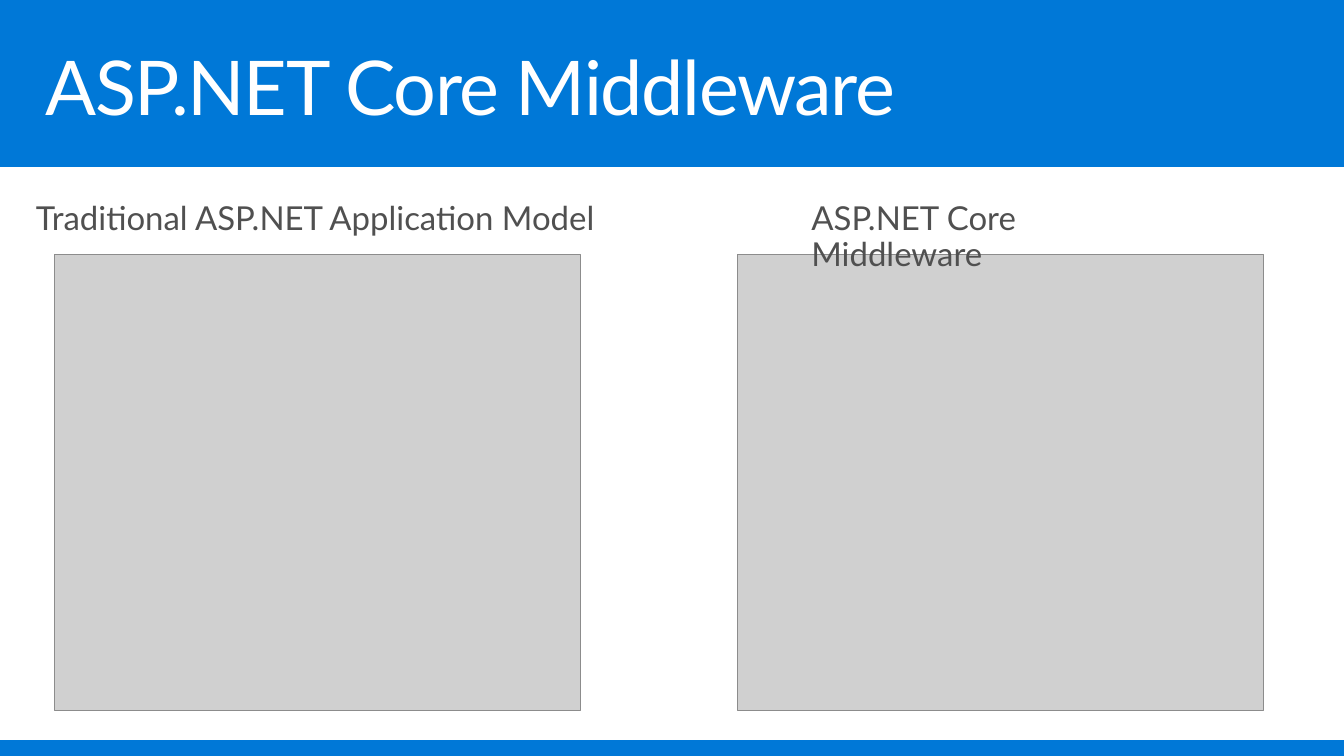
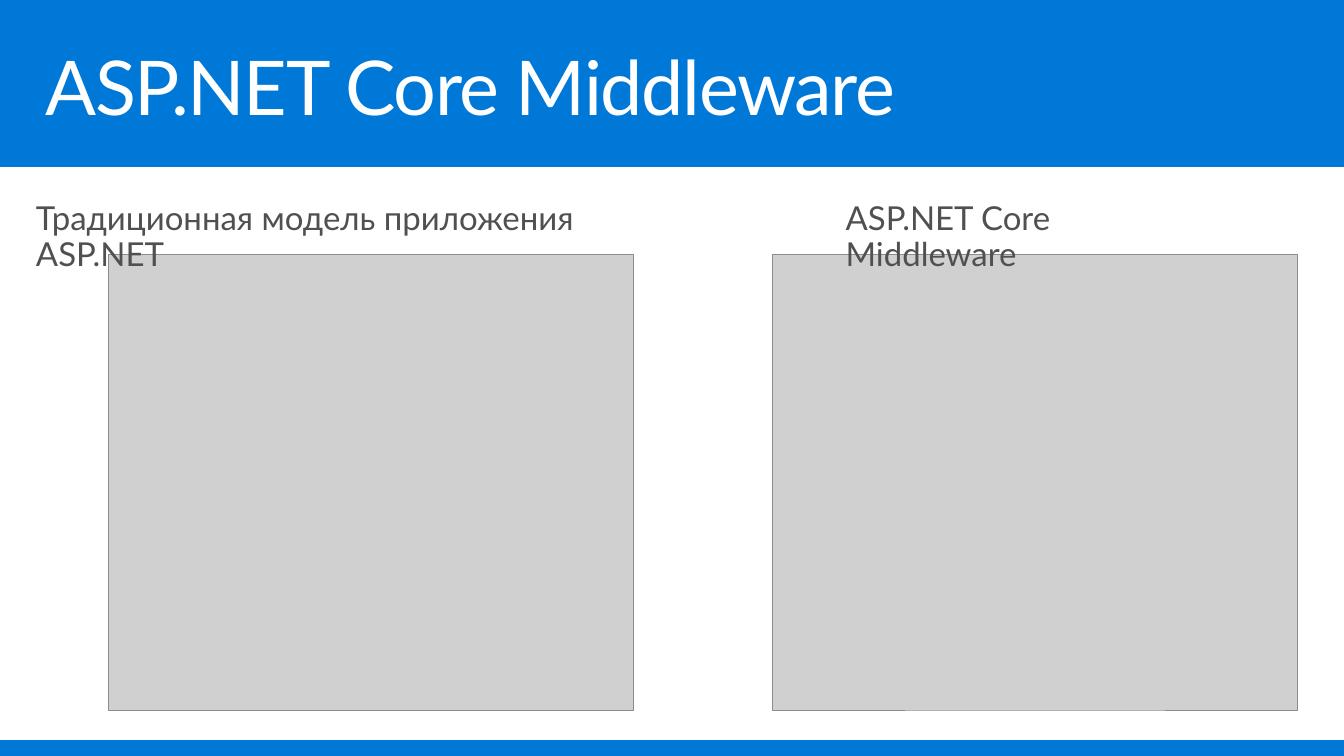
Before and after one commit to jongalloway/DevCon2016, a slide deck: slide 12 of Slides/ASPNET Core Internals.ru.pptx. Drawn at 1344x756 pixels with LibreOffice and Linux fonts; fonts in the diff are those of the drawing; grey boxes stand for pictures; background and template pictures are left out. Boxes give left, top, right and bottom in pixels: in the first picture for what was removed or moved away, otherwise in the second. Text is boxed around its words. In the diff, an @@ line names an element or a change of style, - is before the commit and + after.

```diff
--- a/Slides/ASPNET Core Internals.ru.pptx
+++ b/Slides/ASPNET Core Internals.ru.pptx
@@ text at (36,206,574,273): text changed @@
-Traditional ASP.NET Application Model
+Традиционная модель приложения ASP.NET
@@ text "ASP.NET Core Middleware": place and size @@
-text "ASP.NET Core Middleware" at (811,206,1016,266)
+text "ASP.NET Core Middleware" at (846,206,1050,266)
@@ picture: place and size @@
-picture at (54,254,580,710)
+picture at (109,254,634,710)
@@ picture: place and size @@
-picture at (738,254,1264,710)
+picture at (772,254,1298,710)
```
Also in this commit, not shown: 16 other slides changed.
